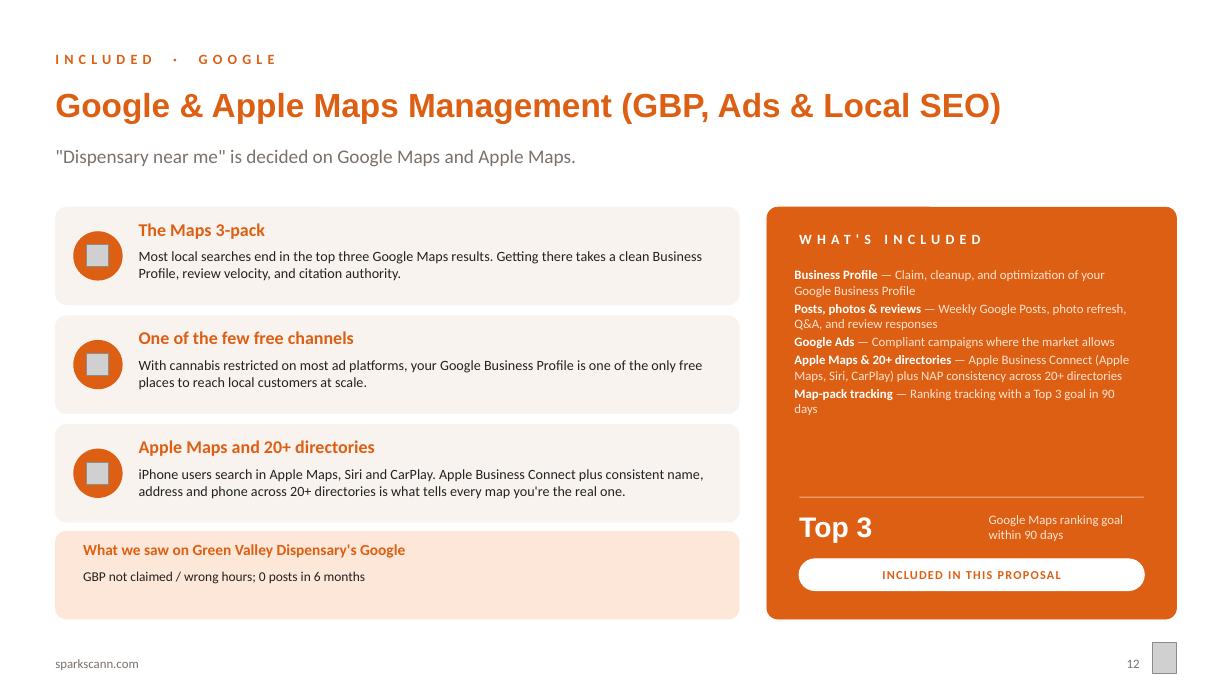
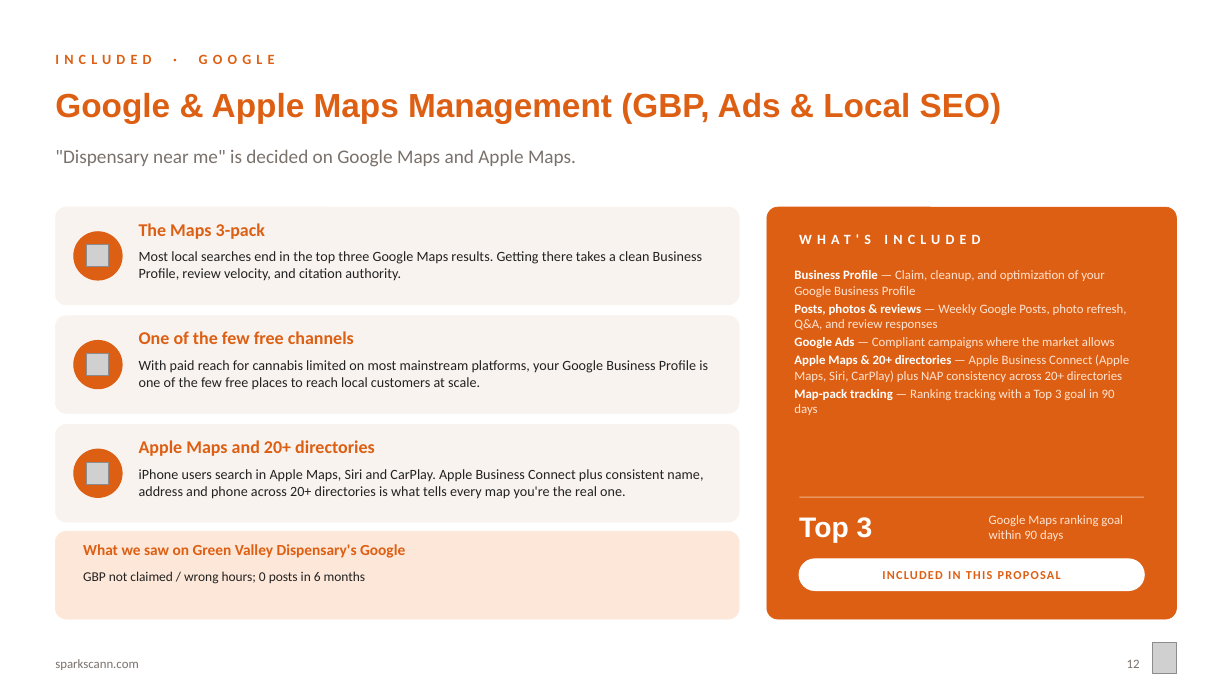
Before and after one commit to sparksmanagement/pitchdeckspecialist, a slide deck: slide 12 of decks/Sparks-x-example-green-valley.pptx. Drawn at 1232x693 pixels with LibreOffice and Linux fonts; fonts in the diff are those of the drawing; grey boxes stand for pictures. Boxes give left, top, right and bottom in pixels: in the first picture for what was removed or moved away, otherwise in the second. Text is boxed around its words. In the diff, an @@ line names an element or a change of style, - is before the commit and + after.

```diff
--- a/decks/Sparks-x-example-green-valley.pptx
+++ b/decks/Sparks-x-example-green-valley.pptx
@@ text at box(139, 360, 708, 389): text changed @@
-With cannabis restricted on most ad platforms, your Google Business Profile is one of the only free places to reach local customers at scale.
+With paid reach for cannabis limited on most mainstream platforms, your Google Business Profile is one of the few free places to reach local customers at scale.
```
Also in this commit, not shown: 3 other slides changed, 7 other files.
